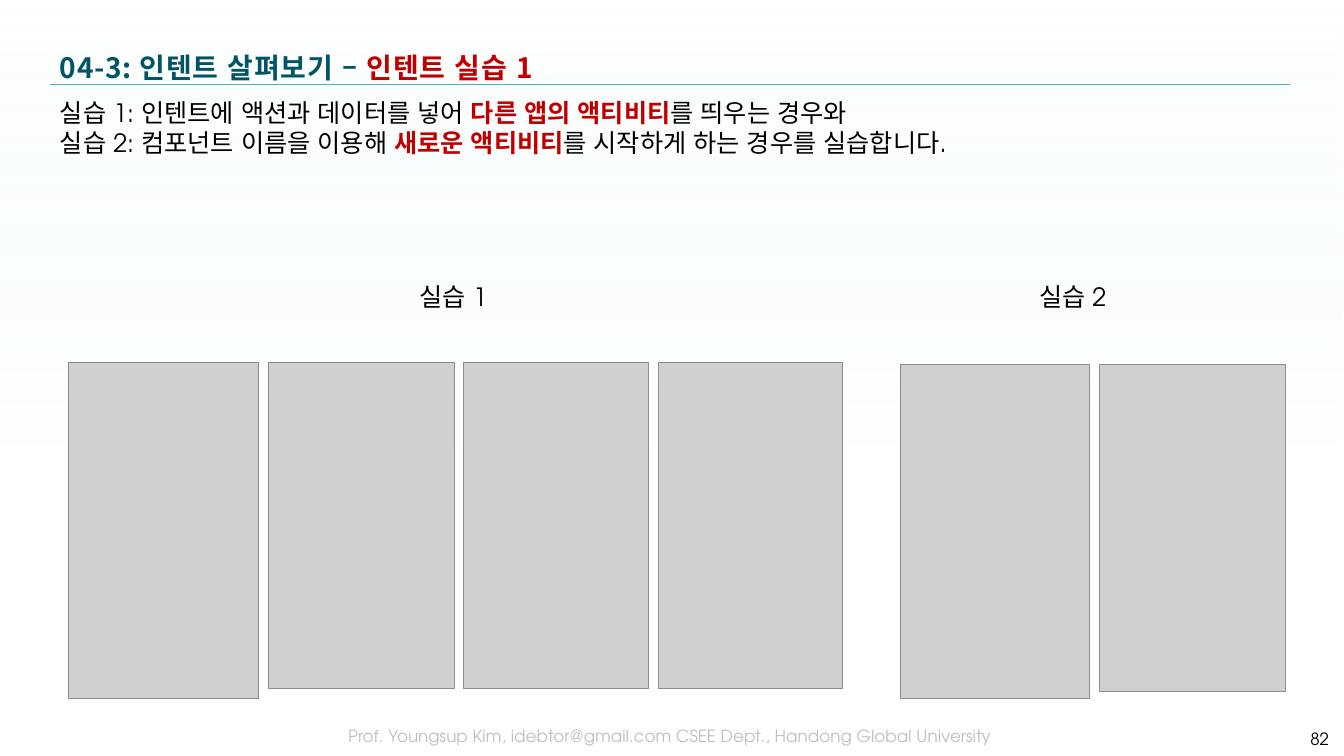
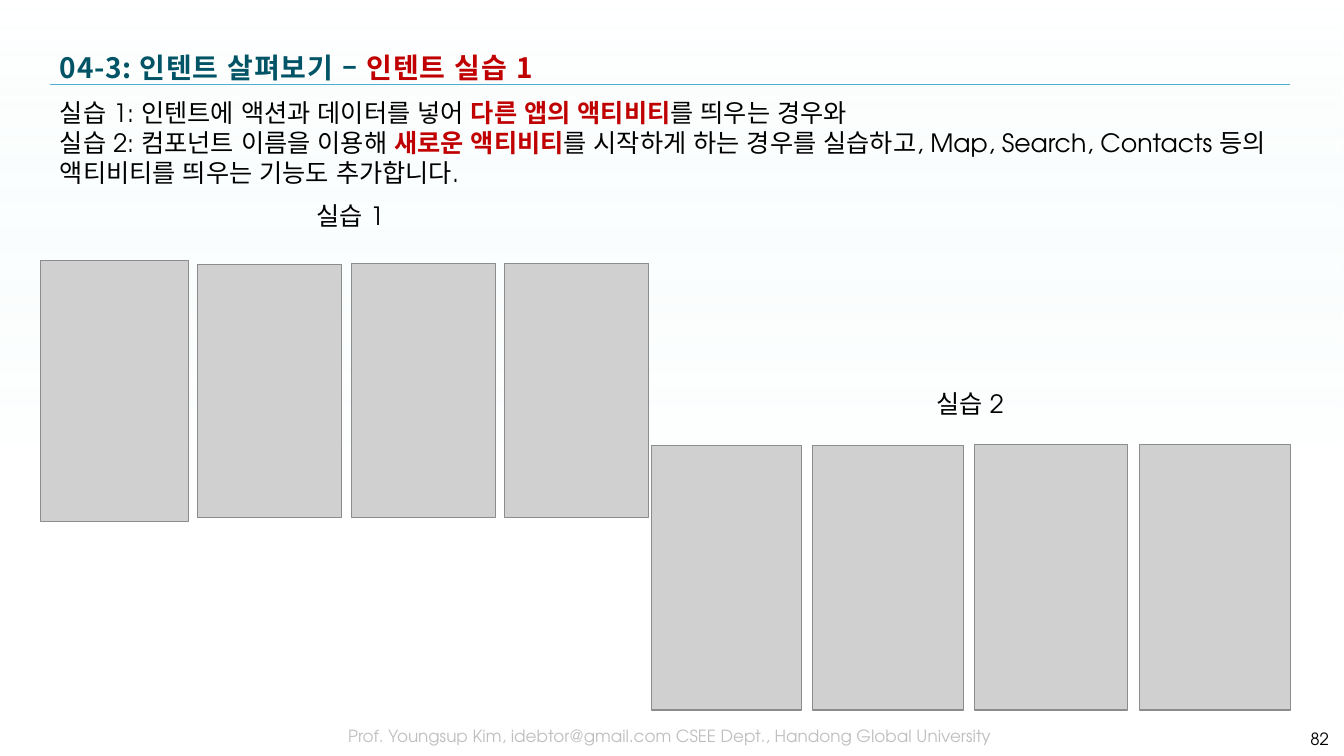
Before and after one commit to tae7841/HuStarAS, a slide deck: slide 82 of ppts/04Activity.pptx. Drawn at 1344x756 pixels with LibreOffice and Linux fonts; fonts in the diff are those of the drawing; grey boxes stand for pictures; background and template pictures are left out. Boxes give left, top, right and bottom in pixels: in the first picture for what was removed or moved away, otherwise in the second. Text is boxed around its words. In the diff, an @@ line names an element or a change of style, - is before the commit and + after.

```diff
--- a/ppts/04Activity.pptx
+++ b/ppts/04Activity.pptx
@@ text at (60, 101, 1266, 184): text changed @@
-실습 1: 인텐트에 액션과 데이터를 넣어 다른 앱의 액티비티를 띄우는 경우와
-실습 2: 컴포넌트 이름을 이용해 새로운 액티비티를 시작하게 하는 경우를 실습합니다.
+실습 1: 인텐트에 액션과 데이터를 넣어 다른 앱의 액티비티를 띄우는 경우와
+실습 2: 컴포넌트 이름을 이용해 새로운 액티비티를 시작하게 하는 경우를 실습하고, Map, Search, Contacts 등의 액티비티를 띄우는 기능도 추가합니다.
@@ text "실습 1": place and size @@
-text "실습 1" at (420, 285, 487, 308)
+text "실습 1" at (317, 204, 384, 227)
@@ picture: place and size @@
-picture at (69, 362, 258, 698)
+picture at (40, 260, 189, 521)
@@ picture: place and size @@
-picture at (268, 362, 455, 689)
+picture at (198, 264, 343, 518)
@@ picture: place and size @@
-picture at (464, 362, 649, 689)
+picture at (352, 263, 496, 517)
@@ picture: place and size @@
-picture at (658, 362, 843, 689)
+picture at (505, 263, 649, 517)
@@ text "실습 2": place and size @@
-text "실습 2" at (1039, 285, 1106, 308)
+text "실습 2" at (937, 392, 1004, 415)
@@ picture: place and size @@
-picture at (900, 365, 1090, 699)
+picture at (651, 446, 802, 710)
@@ picture: place and size @@
-picture at (1099, 365, 1286, 692)
+picture at (813, 446, 964, 710)
@@ picture added at (975, 445, 1128, 711) @@
@@ picture added at (1140, 445, 1291, 711) @@
```
Also in this commit, not shown: 5 other slides changed, 3 slides added.
